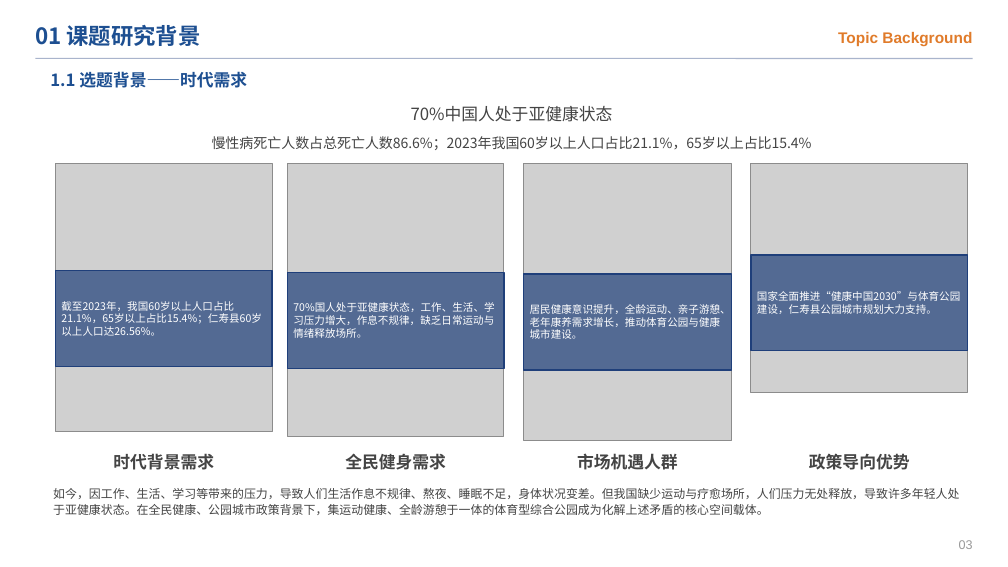
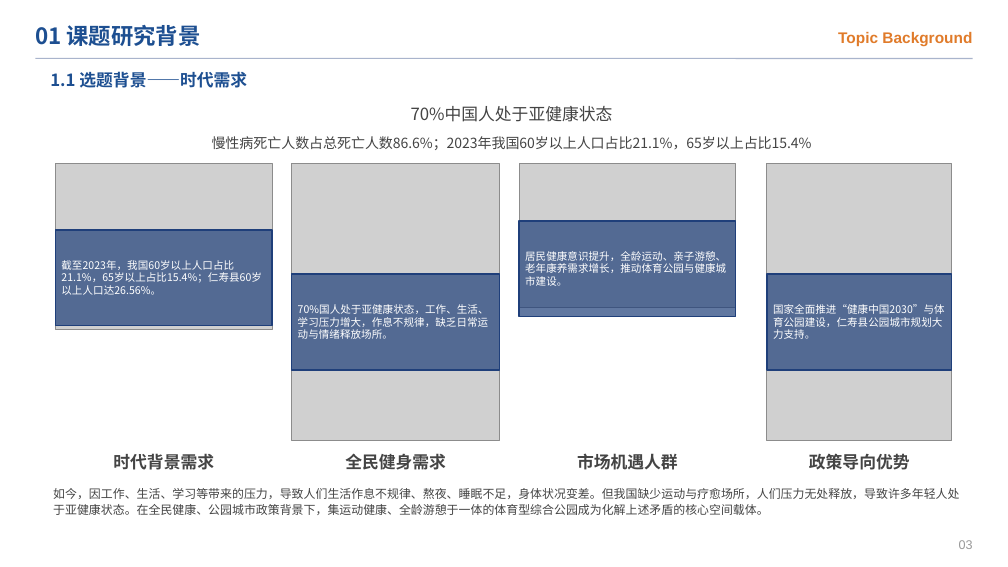
Before and after one commit to chun96309-cloud/lxfs, a slide deck: slide 5 of 跃动栖园_开题答辩PPT.pptx. Drawn at 1008x567 pixels with LibreOffice and Linux fonts; fonts in the diff are those of the drawing; grey boxes stand for pictures. Boxes give left, top, right and bottom in pixels: in the first picture for what was removed or moved away, otherwise in the second. Text is boxed around its words. In the diff, an @@ line names an element or a change of style, - is before the commit and + after.

```diff
--- a/跃动栖园_开题答辩PPT.pptx
+++ b/跃动栖园_开题答辩PPT.pptx
@@ picture: place and size @@
-picture at (55,163,272,431)
+picture at (55,163,272,330)
@@ picture: place and size @@
-picture at (287,163,504,436)
+picture at (291,163,499,440)
@@ picture: place and size @@
-picture at (523,163,731,440)
+picture at (519,163,736,307)
@@ picture: place and size @@
-picture at (751,163,968,392)
+picture at (767,163,952,440)
@@ rectangle: place and size @@
-rectangle at (55,270,272,366)
+rectangle at (55,230,272,326)
@@ text "截至2023年，我国60岁以上人口占比21.1%，65岁以上占比15.4%；仁寿县60岁以上人口达26.56%。": place and size @@
-text "截至2023年，我国60岁以上人口占比21.1%，65岁以上占比15.4%；仁寿县60岁以上人口达26.56%。" at (61,301,262,336)
+text "截至2023年，我国60岁以上人口占比21.1%，65岁以上占比15.4%；仁寿县60岁以上人口达26.56%。" at (61,260,262,295)
@@ rectangle: place and size @@
-rectangle at (523,274,731,370)
+rectangle at (519,221,736,317)
@@ text "居民健康意识提升，全龄运动、亲子游憩、老年康养需求增长，推动体育公园与健康城市建设。": place and size @@
-text "居民健康意识提升，全龄运动、亲子游憩、老年康养需求增长，推动体育公园与健康城市建设。" at (530,304,731,339)
+text "居民健康意识提升，全龄运动、亲子游憩、老年康养需求增长，推动体育公园与健康城市建设。" at (525,251,726,286)
@@ rectangle: place and size @@
-rectangle at (287,272,504,368)
+rectangle at (291,274,499,370)
@@ text "70%国人处于亚健康状态，工作、生活、学习压力增大，作息不规律，缺乏日常运动与情绪释放场所。" rewrapped from (293,302,494,338) to (298,304,489,339) @@
@@ rectangle: place and size @@
-rectangle at (751,255,968,351)
+rectangle at (767,274,952,370)
@@ text "国家全面推进“健康中国2030”与体育公园建设，仁寿县公园城市规划大力支持。" rewrapped from (757,291,960,314) to (773,304,945,339) @@
```
Also in this commit, not shown: 20 other slides changed, 38 other files.
